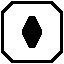
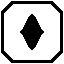
Layers edited between the first and the second 64×64 image:
painted on "Background" over [20, 14, 44, 50]
